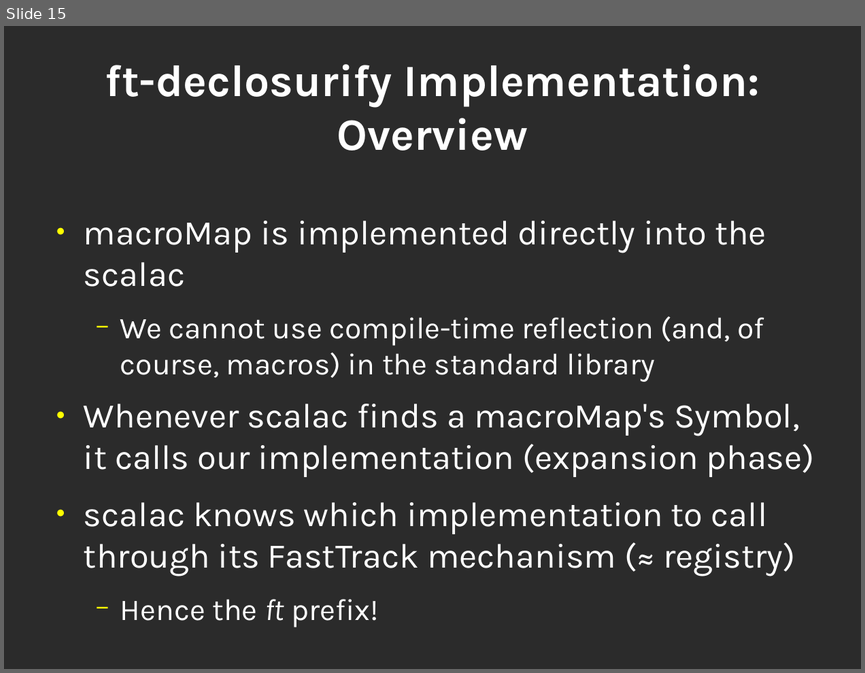
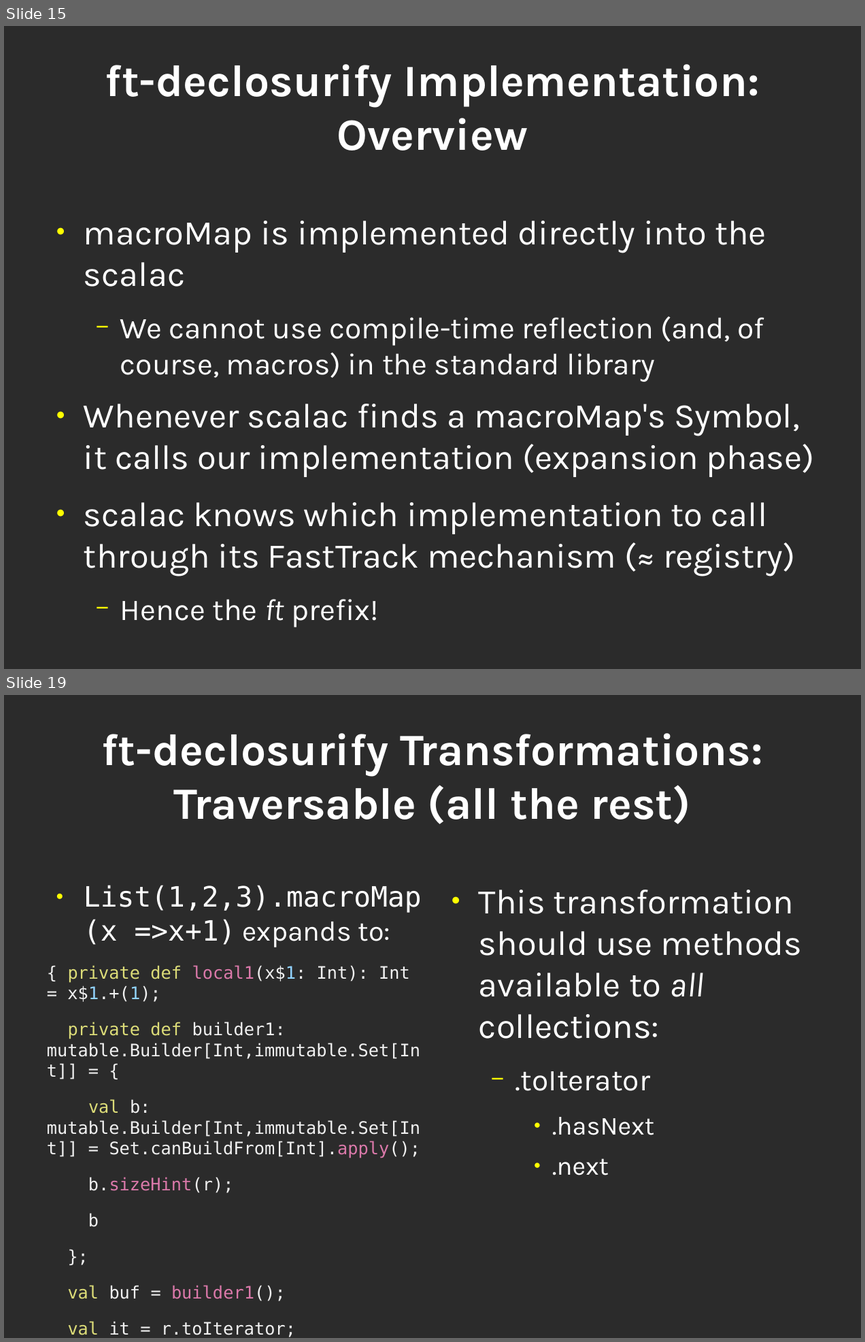
Before and after one commit to geo-kollias/msc-thesis-tex, a slide deck: geokollias_msc_thesis_pres.odp. Shown one above the other, each under a label of ours: slide 15 before the commit, slides 15 and 19 after it; the slides between them are not shown. The pictures are 865x673 and 865x1342 pixels, drawn with LibreOffice and Linux fonts; fonts in the diff are those of the drawing; background and template pictures are left out; a plain dark background stands for a picture behind light text. Boxes give left, top, right and bottom in pixels: in the first picture for what was removed or moved away, otherwise in the second. Text is boxed around its words. In the diff, an @@ line names an element or a change of style, - is before the commit and + after.

```diff
--- a/geokollias_msc_thesis_pres.odp
+++ b/geokollias_msc_thesis_pres.odp
@@ slide 19 added at box(4, 695, 861, 1338), background picture (left out) @@
@@ title added at box(102, 733, 763, 824), 41.4 pt, text #FFFFFF, bold @@
+ft-declosurify Transformations: Traversable (all the rest)
@@ text added at box(47, 885, 422, 1337), 16 pt, text #F0F0F0 @@
+● List(1,2,3).macroMap(x =>x+1) expands to:
+{ private def local1(x$1: Int): Int = x$1.+(1);
+private def builder1: mutable.Builder[Int,immutable.Set[Int]] = {
+val b: mutable.Builder[Int,immutable.Set[Int]] = Set.canBuildFrom[Int].apply();
+b.sizeHint(r);
+b
+};
+val buf = builder1();
+val it = r.toIterator;
+while(it.hasNext){
+buf.+=(local1(it.next));
+};
+buf.result
+}
@@ text added at box(479, 889, 802, 1175), 32 pt, text #FFFFFF @@
+● This transformation should use methods available to all collections:
+  − .toIterator
+    ● .hasNext
+    ● .next
```
Also in this commit, not shown: 1 slide changed, 4 other slides added.
